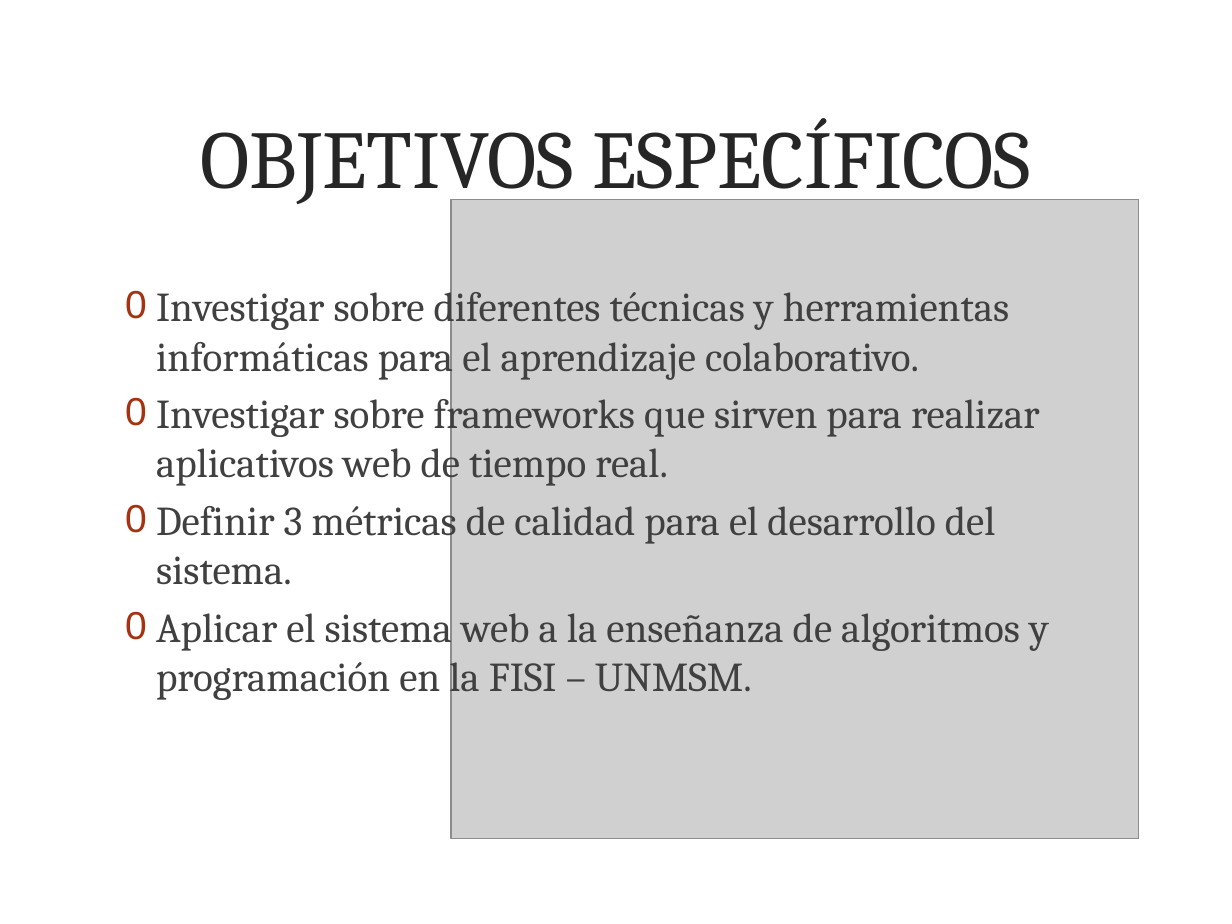
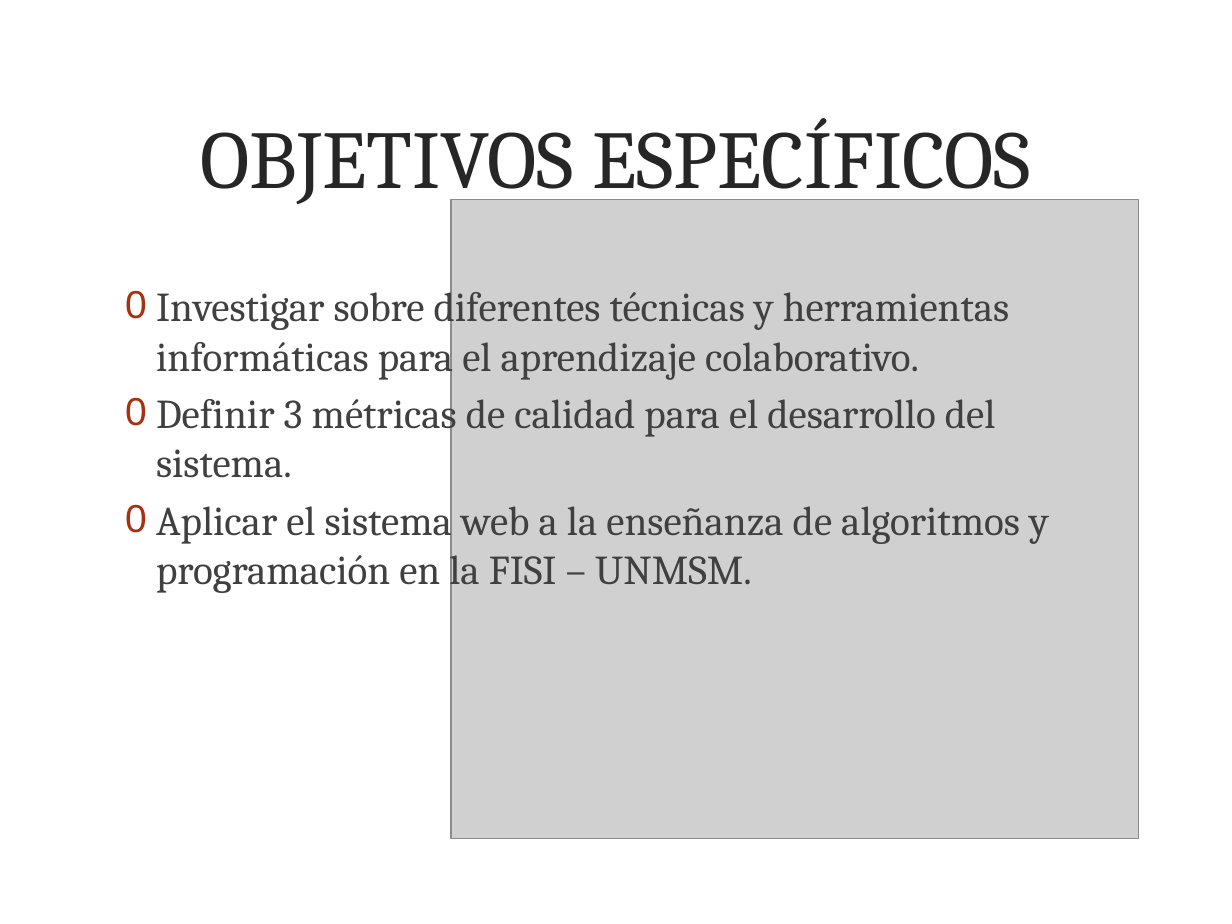
Before and after one commit to leiparov/TesisJigsaw, a slide deck: slide 7 of tesis.pptx (slide 10 before the commit). Drawn at 1232x924 pixels with LibreOffice and Linux fonts; fonts in the diff are those of the drawing; grey boxes stand for pictures; background and template pictures are left out. Boxes give left, top, right and bottom in pixels: in the first picture for what was removed or moved away, otherwise in the second. Text is boxed around its words. In the diff, an @@ line names an element or a change of style, - is before the commit and + after.

```diff
--- a/tesis.pptx
+++ b/tesis.pptx
@@ text at bbox=[156, 390, 1040, 487]: paragraph removed @@
-0 Investigar sobre frameworks que sirven para realizar aplicativos web de tiempo real.
```
Also in this commit, not shown: 6 other slides changed, 3 slides removed, 7 other files.
